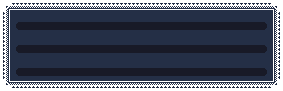
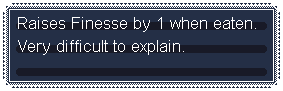
Revision of a layered 283px x 91px image; what changed, layer by layer:
added layer "EN" above "JP" over bbox(18, 17, 256, 55)
